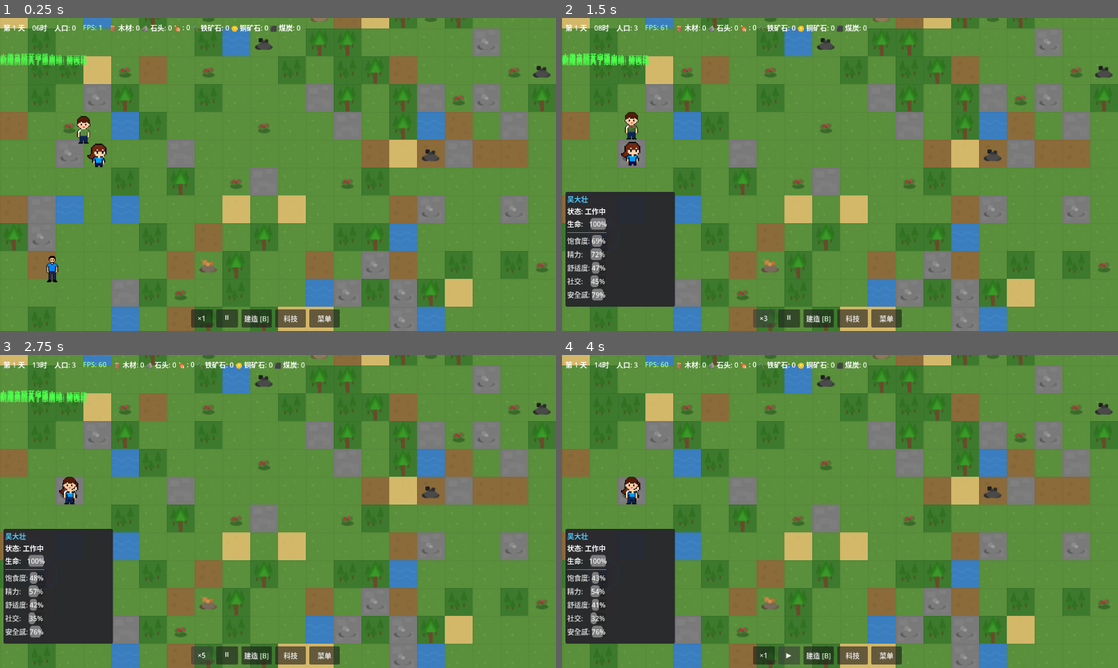
Above: before the commit, frames 1-4 (two rows, left to right).
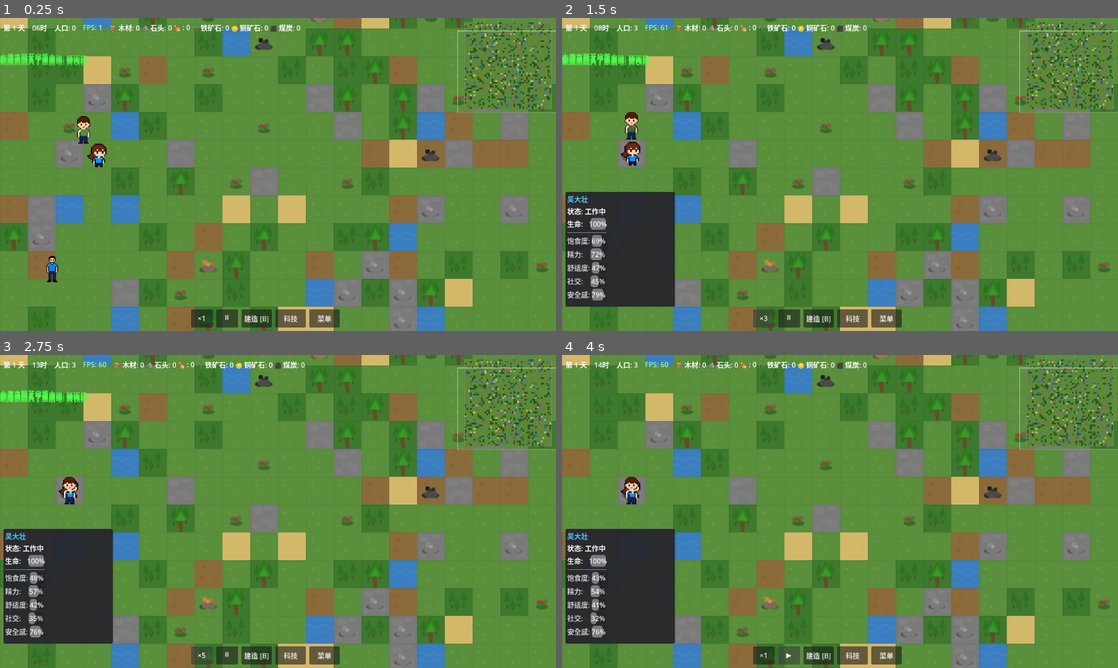
Above: after the commit, the same moments.

Repository: ZhanXuzhao/the-path-of-humanity
Game: Godot game, scene res://scenes/game.tscn
Two runs of this game, one before a commit and one after it. Both use one fixed random seed, a clock stepped at 60 frames per second and the inputs below.
Inputs:
- Up to frame 1 (0.25 s): no input
- Up to frame 2 (1.5 s): click "×1" at 0.5 s; click "×2" at 1.25 s
- Up to frame 3 (2.75 s): click "×3" at 2 s
- Up to frame 4 (4 s): click "×5" at 2.75 s; click "⏸" at 3.5 s

The runs differ from the first frame. In frame 1, 2.5% of the frame differs, in the area x 82-100%, y 1-31%; in frame 2, 2.5%; in frame 3, 2.5%; in frame 4, 2.5%.

Commit message:
feat: 添加屏幕右上角小地图
- 新增 scripts/ui/minimap.gd — 小地图核心脚本
  使用 ImageTexture 缓存地形/建筑背景，每帧动态绘制相机视口和定居者
  支持点击导航相机到对应世界坐标
- 修改 scenes/game.tscn — 在 UI CanvasLayer 下添加 Minimap 节点

Diff:
--- a/scenes/game.tscn
+++ b/scenes/game.tscn
@@ -11,6 +11,7 @@
 [ext_resource type="Script" path="res://scripts/ui/build_menu.gd" id="8_17ot"]
 [ext_resource type="Script" path="res://scripts/ui/tech_panel.gd" id="9_3h2wo"]
 [ext_resource type="PackedScene" path="res://scenes/main_menu.tscn" id="10_kae2"]
+[ext_resource type="Script" path="res://scripts/ui/minimap.gd" id="11_x8m9"]
 
 [sub_resource type="StyleBoxFlat" id="1"]
 content_margin_left = 8.0
@@ -353,5 +354,9 @@
 
 [node name="TechList" type="VBoxContainer" parent="UI/TechPanel/ScrollContainer"]
 
+[node name="Minimap" type="Control" parent="UI"]
+mouse_filter = 0
+script = ExtResource("11_x8m9")
+
 [node name="MainMenu" parent="UI" instance=ExtResource("10_kae2")]
 visible = false
--- /dev/null
+++ b/scripts/ui/minimap.gd
@@ -0,0 +1,287 @@
+# 小地图 - Minimap
+# 在屏幕右上角显示世界缩略图，包含地形、建筑、定居者和相机视口
+extends Control
+class_name Minimap
+
+# 小地图尺寸
+const MINIMAP_SIZE := 200
+const MARGIN := 10
+
+# 瓦片颜色映射
+const TILE_COLORS = {
+	World.TileType.GRASS: Color(0.35, 0.55, 0.20),      # 草地 - 绿色
+	World.TileType.DIRT: Color(0.55, 0.42, 0.22),        # 泥土 - 棕色
+	World.TileType.SAND: Color(0.76, 0.70, 0.50),        # 沙地 - 浅黄
+	World.TileType.WATER: Color(0.20, 0.40, 0.60),       # 水域 - 蓝色
+	World.TileType.DEEP_WATER: Color(0.10, 0.25, 0.45),  # 深水 - 深蓝
+	World.TileType.STONE: Color(0.45, 0.45, 0.45),       # 岩石 - 灰色
+	World.TileType.FOREST: Color(0.15, 0.35, 0.10),      # 森林 - 深绿
+	World.TileType.MOUNTAIN: Color(0.35, 0.30, 0.25),    # 山脉 - 深棕
+	World.TileType.SNOW: Color(0.90, 0.92, 0.95),        # 雪地 - 白色
+	World.TileType.ROAD: Color(0.65, 0.60, 0.50),        # 道路 - 浅灰棕
+	World.TileType.FLOOR: Color(0.50, 0.45, 0.35),       # 地板 - 中棕
+	World.TileType.WALL: Color(0.30, 0.25, 0.20),        # 墙壁 - 深灰棕
+}
+
+# 资源颜色
+const RESOURCE_COLORS = {
+	World.ResourceNodeType.TREE: Color(0.0, 0.5, 0.0),
+	World.ResourceNodeType.STONE_DEPOSIT: Color(0.5, 0.5, 0.5),
+	World.ResourceNodeType.IRON_DEPOSIT: Color(0.8, 0.4, 0.2),
+	World.ResourceNodeType.COPPER_DEPOSIT: Color(0.8, 0.5, 0.2),
+	World.ResourceNodeType.COAL_DEPOSIT: Color(0.2, 0.2, 0.2),
+	World.ResourceNodeType.BERRY_BUSH: Color(0.8, 0.2, 0.2),
+}
+
+var _world: World
+var _game: Game
+var _camera: Camera2D
+var _bg_texture: ImageTexture = null
+var _bg_image: Image = null
+var _needs_redraw := true
+
+# 世界包围盒缓存（瓦片坐标），用于 _draw 和点击导航
+var _world_min_tile := Vector2i.ZERO
+var _world_max_tile := Vector2i.ZERO
+var _world_tile_w := 1
+var _world_tile_h := 1
+
+func _ready():
+	# 设置位置和大小
+	size = Vector2(MINIMAP_SIZE, MINIMAP_SIZE)
+	position = Vector2(
+		get_viewport_rect().size.x - MINIMAP_SIZE - MARGIN,
+		MARGIN
+	)
+
+	# 等待场景完全就绪后获取引用
+	call_deferred("_init_refs")
+
+func _init_refs():
+	_game = get_node("/root/Game")
+	if not _game:
+		return
+
+	_world = _game.world
+	_camera = _game.camera
+
+	if not _world:
+		return
+
+	# 当世界变化时重新生成背景
+	_world.tile_changed.connect(_on_tile_changed)
+
+	# 连接建筑信号
+	if _game.building_system:
+		_game.building_system.building_placed.connect(_on_building_changed)
+		_game.building_system.building_removed.connect(_on_building_changed)
+
+	# 初始渲染
+	call_deferred("_rebuild_bg_texture")
+
+	# 监听窗口大小变化
+	get_viewport().size_changed.connect(_on_viewport_resized)
+
+func _on_viewport_resized():
+	position = Vector2(
+		get_viewport_rect().size.x - MINIMAP_SIZE - MARGIN,
+		MARGIN
+	)
+
+func _process(_delta):
+	# 每帧重绘动态元素（相机视口、定居者位置）
+	if _world and _game and _camera:
+		queue_redraw()
+
+func _on_tile_changed(_pos: Vector2i, _tile_type: int):
+	_needs_redraw = true
+	call_deferred("_rebuild_bg_texture")
+
+func _on_building_changed(_id: String, _pos: Vector2i):
+	_needs_redraw = true
+	call_deferred("_rebuild_bg_texture")
+
+func _rebuild_bg_texture():
+	if not _world:
+		return
+
+	# 计算所有已生成区块的包围盒（瓦片坐标）
+	var min_tile := Vector2i.ZERO
+	var max_tile := Vector2i.ZERO
+	var first := true
+	for chunk_pos in _world.chunks:
+		var chunk = _world.chunks[chunk_pos]
+		if not chunk.is_generated:
+			continue
+		var chunk_origin = chunk_pos * World.CHUNK_SIZE
+		var chunk_end = chunk_origin + Vector2i(World.CHUNK_SIZE - 1, World.CHUNK_SIZE - 1)
+		if first:
+			min_tile = chunk_origin
+			max_tile = chunk_end
+			first = false
+		else:
+			min_tile.x = min(min_tile.x, chunk_origin.x)
+			min_tile.y = min(min_tile.y, chunk_origin.y)
+			max_tile.x = max(max_tile.x, chunk_end.x)
+			max_tile.y = max(max_tile.y, chunk_end.y)
+
+	if first:
+		return  # 没有已生成的区块
+
+	# 缓存包围盒供 _draw 和点击导航使用
+	_world_min_tile = min_tile
+	_world_max_tile = max_tile
+	_world_tile_w = max_tile.x - min_tile.x + 1
+	_world_tile_h = max_tile.y - min_tile.y + 1
+
+	var img = Image.create(MINIMAP_SIZE, MINIMAP_SIZE, false, Image.FORMAT_RGBA8)
+	img.fill(Color(0, 0, 0, 0))
+
+	var scale_x = float(MINIMAP_SIZE) / float(_world_tile_w)
+	var scale_y = float(MINIMAP_SIZE) / float(_world_tile_h)
+
+	# 绘制已生成的区块
+	for chunk_pos in _world.chunks:
+		var chunk = _world.chunks[chunk_pos]
+		if not chunk.is_generated:
+			continue
+
+		var chunk_origin = chunk_pos * World.CHUNK_SIZE
+
+		for tile_pos in chunk.tiles:
+			var global_pos = chunk_origin + tile_pos
+			var tile_type = chunk.tiles[tile_pos]
+			var color = TILE_COLORS.get(tile_type, Color(0.3, 0.3, 0.3))
+
+			# 映射到小地图坐标
+			var lx = global_pos.x - min_tile.x
+			var ly = global_pos.y - min_tile.y
+
+			var px = int(lx * scale_x)
+			var py = int(ly * scale_y)
+			var px_end = int((lx + 1) * scale_x)
+			var py_end = int((ly + 1) * scale_y)
+
+			# 确保至少1像素宽并限制在范围内
+			px_end = clampi(px_end, px + 1, MINIMAP_SIZE)
+			py_end = clampi(py_end, py + 1, MINIMAP_SIZE)
+			px = clampi(px, 0, MINIMAP_SIZE - 1)
+			py = clampi(py, 0, MINIMAP_SIZE - 1)
+
+			for x in range(px, px_end):
+				for y in range(py, py_end):
+					img.set_pixel(x, y, color)
+
+		# 绘制资源
+		for res_pos in chunk.resources:
+			var global_pos = chunk_origin + res_pos
+			var deposit = chunk.resources[res_pos]
+			var res_color = RESOURCE_COLORS.get(deposit.type, Color(1, 1, 0))
+
+			var lx = global_pos.x - min_tile.x
+			var ly = global_pos.y - min_tile.y
+			var px = clampi(int(lx * scale_x), 0, MINIMAP_SIZE - 1)
+			var py = clampi(int(ly * scale_y), 0, MINIMAP_SIZE - 1)
+			img.set_pixel(px, py, res_color)
+
+		# 绘制建筑
+		for bld_pos in chunk.buildings:
+			var global_pos = chunk_origin + bld_pos
+			var bld_color = Color(0.8, 0.6, 0.3)  # 建筑用金色
+
+			var lx = global_pos.x - min_tile.x
+			var ly = global_pos.y - min_tile.y
+
+			var px = clampi(int(lx * scale_x), 0, MINIMAP_SIZE - 1)
+			var py = clampi(int(ly * scale_y), 0, MINIMAP_SIZE - 1)
+			var px_end = clampi(int((lx + 1) * scale_x), px + 1, MINIMAP_SIZE)
+			var py_end = clampi(int((ly + 1) * scale_y), py + 1, MINIMAP_SIZE)
+
+			for x in range(px, px_end):
+				for y in range(py, py_end):
+					img.set_pixel(x, y, bld_color)
+
+	_bg_image = img
+	_bg_texture = ImageTexture.create_from_image(img)
+	_needs_redraw = false
+	queue_redraw()
+
+func _draw():
+	if not _world or not _game or not _camera:
+		return
+
+	var world_pixel_w = _world_tile_w * _world.tile_size
+	var world_pixel_h = _world_tile_h * _world.tile_size
+	var origin_offset = Vector2(_world_min_tile.x * _world.tile_size, _world_min_tile.y * _world.tile_size)
+
+	# 绘制背景纹理
+	if _bg_texture:
+		draw_texture(_bg_texture, Vector2.ZERO)
+	else:
+		# 背景
+		draw_rect(Rect2(Vector2.ZERO, size), Color(0.1, 0.1, 0.12, 0.9))
+
+	# 绘制边框
+	draw_rect(Rect2(Vector2.ZERO, size), Color(0.5, 0.5, 0.5), false, 1.0)
+
+	# 缩放因子：世界像素 → 小地图像素
+	var scale_x = float(MINIMAP_SIZE) / float(world_pixel_w)
+	var scale_y = float(MINIMAP_SIZE) / float(world_pixel_h)
+
+	# 绘制相机视口矩形
+	var view_rect = _get_camera_world_rect()
+	var offset_pos = view_rect.position - origin_offset
+	var cam_pos = offset_pos * Vector2(scale_x, scale_y)
+	var cam_size = view_rect.size * Vector2(scale_x, scale_y)
+	draw_rect(Rect2(cam_pos, cam_size), Color(1, 1, 1, 0.5), false, 1.5)
+
+	# 绘制定居者
+	for s in _game.settlers:
+		if not is_instance_valid(s):
+			continue
+		var lx = s.position.x - origin_offset.x
+		var ly = s.position.y - origin_offset.y
+		var mx = lx * scale_x
+		var my = ly * scale_y
+		if mx >= 0 and mx < MINIMAP_SIZE and my >= 0 and my < MINIMAP_SIZE:
+			draw_circle(Vector2(mx, my), 2.0, Color(0.3, 0.8, 1.0, 0.9))
+
+func _get_camera_world_rect() -> Rect2:
+	"""获取相机在世界空间中的视口矩形"""
+	var view_size = get_viewport_rect().size
+	var zoom = _camera.zoom
+
+	# 相机中心位置
+	var cam_center = _camera.position
+
+	# 视口大小（世界坐标）
+	var view_w = view_size.x * zoom.x
+	var view_h = view_size.y * zoom.y
+
+	return Rect2(
+		Vector2(cam_center.x - view_w / 2.0, cam_center.y - view_h / 2.0),
+		Vector2(view_w, view_h)
+	)
+
+func _gui_input(event):
+	"""处理小地图点击事件"""
+	if event is InputEventMouseButton and event.pressed and event.button_index == MOUSE_BUTTON_LEFT:
+		_navigate_to_click(event.position)
+		accept_event()
+
+func _navigate_to_click(click_pos: Vector2):
+	"""点击小地图，将相机移动到对应位置"""
+	if not _world or not _camera:
+		return
+
+	var world_pixel_w = _world_tile_w * _world.tile_size
+	var world_pixel_h = _world_tile_h * _world.tile_size
+	var origin_offset = Vector2(_world_min_tile.x * _world.tile_size, _world_min_tile.y * _world.tile_size)
+
+	var scale_x = float(MINIMAP_SIZE) / float(world_pixel_w)
+	var scale_y = float(MINIMAP_SIZE) / float(world_pixel_h)
+
+	var local_x = click_pos.x / scale_x
+	var local_y = click_pos.y / scale_y
+
+	_camera.position = Vector2(local_x + origin_offset.x, local_y + origin_offset.y)
